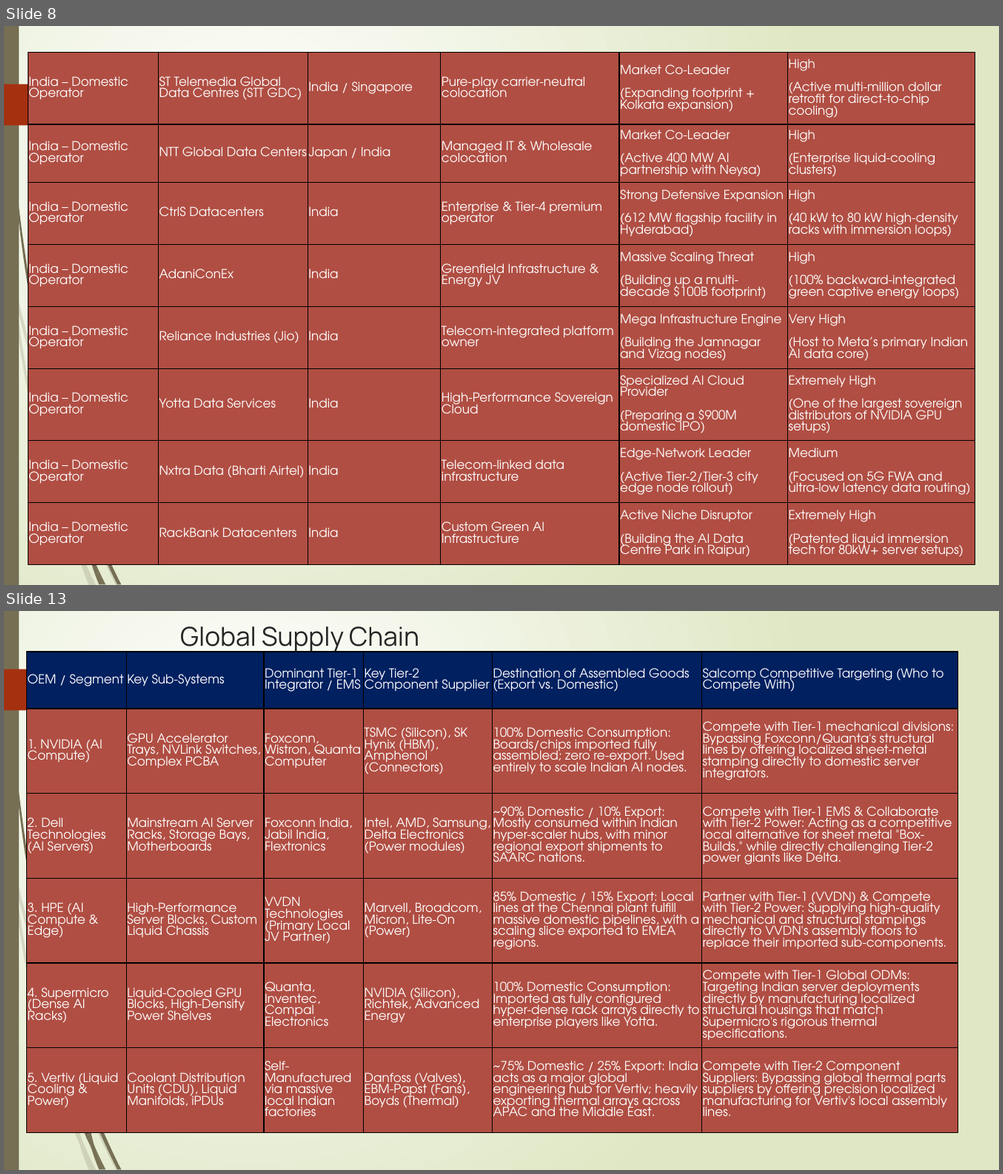
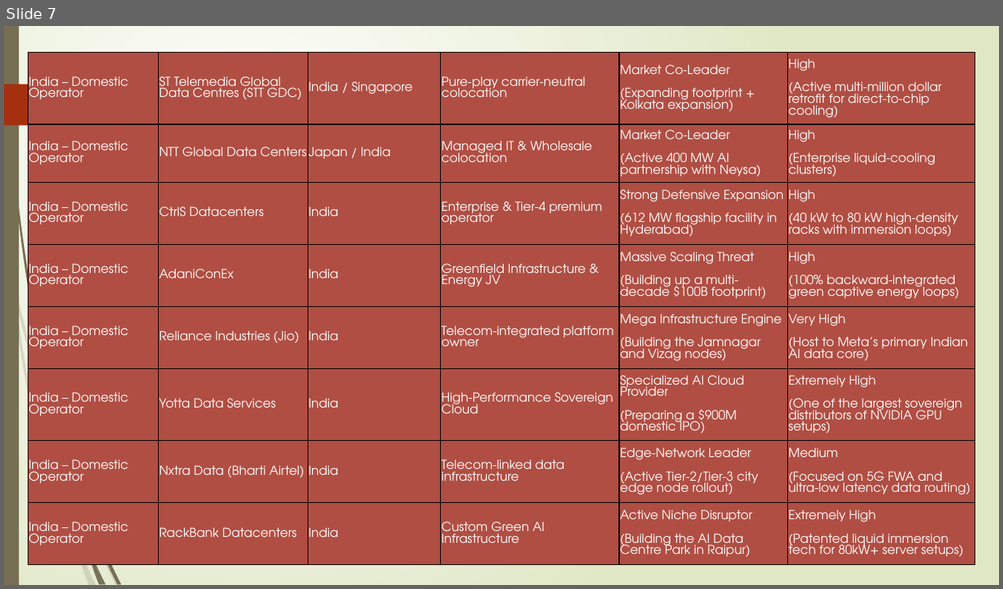
Before and after one commit to Harishankarvel/Hari_prog_cat, a slide deck: AI Infra Market.pptx. Shown one above the other, each under a label of ours: slides 8 and 13 before the commit, slide 7 after it; the slides between them are not shown. The pictures are 1003x1174 and 1003x589 pixels, drawn with LibreOffice and Linux fonts; fonts in the diff are those of the drawing. Boxes give left, top, right and bottom in pixels: in the first picture for what was removed or moved away, otherwise in the second. Text is boxed around its words. In the diff, an @@ line names an element or a change of style, - is before the commit and + after.

```diff
--- a/AI Infra Market.pptx
+++ b/AI Infra Market.pptx
@@ slide 13 removed at (4, 611, 999, 1170), background gradient #FFFFFF to #DFE8C4; not listed: 24 template elements that a slide beside it also shows @@
@@ title removed at (180, 627, 419, 653) @@
-Global Supply Chain
@@ table removed at (26, 652, 958, 1139), 6 rows, 6 columns @@
-OEM / Segment | Key Sub-Systems | Dominant Tier-1 Integrator / EMS | Key Tier-2 Component Supplier | Destination of Assembled Goods (Export vs. Domestic) | Salcomp Competitive Targeting (Who to Compete With)
-1. NVIDIA (AI Compute) | GPU Accelerator Trays, NVLink Switches, Complex PCBA | Foxconn, Wistron, Quanta Computer | TSMC (Silicon), SK Hynix (HBM), Amphenol (Connectors) | 100% Domestic Consumption: Boards/chips imported fully assembled; zero re-export. Used entirely to scale Indian AI nodes. | Compete with Tier-1 mechanical divisions: Bypassing Foxconn/Quanta's structural lines by offering localized sheet-metal stamping directly to domestic server integrators.
-2. Dell Technologies (AI Servers) | Mainstream AI Server Racks, Storage Bays, Motherboards | Foxconn India, Jabil India, Flextronics | Intel, AMD, Samsung, Delta Electronics (Power modules) | ~90% Domestic / 10% Export: Mostly consumed within Indian hyper-scaler hubs, with minor regional export shipments to SAARC nations. | Compete with Tier-1 EMS & Collaborate with Tier-2 Power: Acting as a competitive local alternative for sheet metal "Box-Builds," while directly challenging Tier-2 power giants like Delta.
-3. HPE (AI Compute & Edge) | High-Performance Server Blocks, Custom Liquid Chassis | VVDN Technologies (Primary Local JV Partner) | Marvell, Broadcom, Micron, Lite-On (Power) | 85% Domestic / 15% Export: Local lines at the Chennai plant fulfill massive domestic pipelines, with a scaling slice exported to EMEA regions. | Partner with Tier-1 (VVDN) & Compete with Tier-2 Power: Supplying high-quality mechanical and structural stampings directly to VVDN's assembly floors to replace their imported sub-components.
-4. Supermicro (Dense AI Racks) | Liquid-Cooled GPU Blocks, High-Density Power Shelves | Quanta, Inventec, Compal Electronics | NVIDIA (Silicon), Richtek, Advanced Energy | 100% Domestic Consumption: Imported as fully configured hyper-dense rack arrays directly to enterprise players like Yotta. | Compete with Tier-1 Global ODMs: Targeting Indian server deployments directly by manufacturing localized structural housings that match Supermicro's rigorous thermal specifications.
-5. Vertiv (Liquid Cooling & Power) | Coolant Distribution Units (CDU), Liquid Manifolds, iPDUs | Self-Manufactured via massive local Indian factories | Danfoss (Valves), EBM-Papst (Fans), Boyds (Thermal) | ~75% Domestic / 25% Export: India acts as a major global engineering hub for Vertiv; heavily exporting thermal arrays across APAC and the Middle East. | Compete with Tier-2 Component Suppliers: Bypassing global thermal parts suppliers by offering precision localized manufacturing for Vertiv's local assembly lines.
@@ what was slide 8 is now slide 7 @@
```
Also in this commit, not shown: 1 slide changed, 2 slides added, 1 other slide removed.
